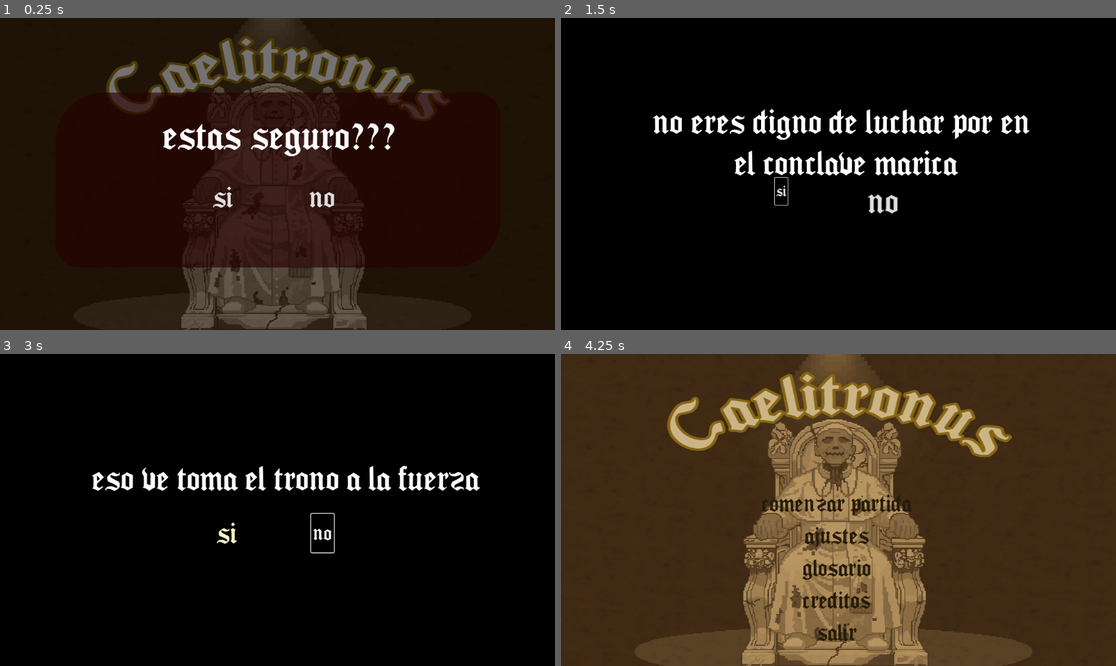
Above: before the commit, frames 1-4 (two rows, left to right).
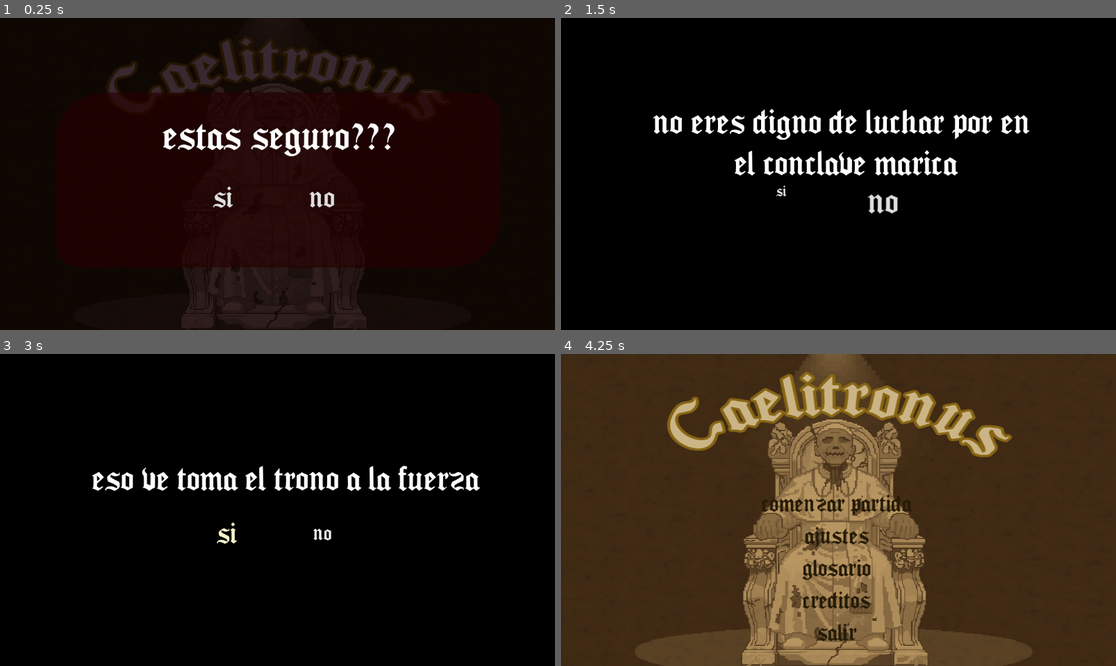
Above: after the commit, the same moments.

Repository: Juarez0Javier/Caelitronus
Game: Godot game, scene res://scenes/salir.tscn
Two runs of this game, one before a commit and one after it. Both use one fixed random seed, a clock stepped at 60 frames per second and the inputs below. This scene is started directly instead of the project's main scene.
Inputs (mouse positions are in pixels of both pictures, inside the frame that each line leads up to):
- Up to frame 1 (0.25 s): no input
- Up to frame 2 (1.5 s): click "si" at 0.5 s; click "si" at 1.25 s
- Up to frame 3 (3 s): click "si" at 2 s; click "no" at 2.75 s
- Up to frame 4 (4.25 s): move the mouse to (960, 494) at 3.52 s; click (960, 494) at 3.67 s

The runs differ from the first frame. In frame 1, 12% of the frame differs, in the area x 19-81%, y 0-100%; in frame 2, less than 0.1%; in frame 3, 0.1%; in frame 4, nothing differs.

Commit message:
Add files via upload

Diff:
--- /dev/null
+++ b/scenes/cinematica_inicio.tscn
@@ -0,0 +1,28 @@
+[gd_scene load_steps=4 format=3 uid="uid://ckj081pyarvnw"]
+
+[ext_resource type="Script" uid="uid://dbmd155grbcr2" path="res://scripts/cinematica_inicio.gd" id="1_3oxgw"]
+[ext_resource type="VideoStream" uid="uid://5lpwgr52jgjv" path="res://assets/Movie/inicio/prologo.ogv" id="2_rr063"]
+[ext_resource type="AudioStream" uid="uid://d2d8wn2a1ld8s" path="res://assets/Movie/inicio/prologo.wav" id="3_8h8wc"]
+
+[node name="Control" type="Control"]
+layout_mode = 3
+anchors_preset = 15
+anchor_right = 1.0
+anchor_bottom = 1.0
+grow_horizontal = 2
+grow_vertical = 2
+script = ExtResource("1_3oxgw")
+
+[node name="inicio" type="VideoStreamPlayer" parent="."]
+layout_mode = 1
+anchors_preset = -1
+anchor_right = 1.0
+anchor_bottom = 0.99500006
+offset_right = 5.0
+offset_bottom = 0.2399292
+stream = ExtResource("2_rr063")
+expand = true
+
+[node name="voces" type="AudioStreamPlayer" parent="."]
+stream = ExtResource("3_8h8wc")
+bus = &"Voces"
--- a/scenes/menu_principal.tscn
+++ b/scenes/menu_principal.tscn
@@ -1,6 +1,6 @@
 [gd_scene load_steps=6 format=3 uid="uid://tw8spa7qddqp"]
 
-[ext_resource type="Script" uid="uid://8putwlrtuq0a" path="res://scenes/menu_principal.gd" id="1_486ty"]
+[ext_resource type="Script" uid="uid://8putwlrtuq0a" path="res://scripts/menu_principal.gd" id="1_486ty"]
 [ext_resource type="Texture2D" uid="uid://dkknsmcypx4pc" path="res://assets/Images/MainM.png" id="1_i85hu"]
 [ext_resource type="AudioStream" uid="uid://b3x4xja0k3xl7" path="res://assets/Music/Ruins.wav" id="2_mk4g1"]
 [ext_resource type="FontFile" uid="uid://cpv7bwckc7nqu" path="res://assets/Fonts/Seagram_tfb.ttf" id="4_w5ui5"]
@@ -49,6 +49,7 @@
 
 [node name="btncontinuar" type="Button" parent="menubotones"]
 layout_mode = 2
+focus_mode = 0
 theme_override_colors/font_color = Color(0.14391401, 0.10457852, 0.029176127, 1)
 theme_override_fonts/font = ExtResource("4_w5ui5")
 theme_override_font_sizes/font_size = 45
@@ -57,6 +58,7 @@
 
 [node name="bntcomenzar" type="Button" parent="menubotones"]
 layout_mode = 2
+focus_mode = 0
 theme_override_colors/font_color = Color(0.14509805, 0.105882354, 0.02745098, 1)
 theme_override_fonts/font = ExtResource("4_w5ui5")
 theme_override_font_sizes/font_size = 45
@@ -65,6 +67,7 @@
 
 [node name="bntajustes" type="Button" parent="menubotones"]
 layout_mode = 2
+focus_mode = 0
 theme_override_colors/font_color = Color(0.14509805, 0.105882354, 0.02745098, 1)
 theme_override_fonts/font = ExtResource("4_w5ui5")
 theme_override_font_sizes/font_size = 45
@@ -73,6 +76,7 @@
 
 [node name="btnglosario" type="Button" parent="menubotones"]
 layout_mode = 2
+focus_mode = 0
 theme_override_colors/font_color = Color(0.14509805, 0.105882354, 0.02745098, 1)
 theme_override_fonts/font = ExtResource("4_w5ui5")
 theme_override_font_sizes/font_size = 45
@@ -81,6 +85,7 @@
 
 [node name="btncreditos" type="Button" parent="menubotones"]
 layout_mode = 2
+focus_mode = 0
 theme_override_colors/font_color = Color(0.14509805, 0.105882354, 0.02745098, 1)
 theme_override_fonts/font = ExtResource("4_w5ui5")
 theme_override_font_sizes/font_size = 45
@@ -89,6 +94,7 @@
 
 [node name="btnsalir" type="Button" parent="menubotones"]
 layout_mode = 2
+focus_mode = 0
 theme_override_colors/font_color = Color(0.14509805, 0.105882354, 0.02745098, 1)
 theme_override_fonts/font = ExtResource("4_w5ui5")
 theme_override_font_sizes/font_size = 45
--- a/scenes/salir.tscn
+++ b/scenes/salir.tscn
@@ -23,8 +23,8 @@
 script = ExtResource("1_ocyn2")
 
 [node name="fondo" type="TextureRect" parent="."]
-modulate = Color(0.67543423, 0.6591436, 0.67000407, 1)
-self_modulate = Color(0.67543423, 0.67543423, 0.67543423, 1)
+modulate = Color(0.36817428, 0.3282616, 0.3961132, 1)
+self_modulate = Color(0.5997847, 0.48450378, 0.46885246, 1)
 layout_mode = 1
 anchors_preset = -1
 anchor_right = 1.0
@@ -84,6 +84,7 @@
 
 [node name="btnsi" type="Button" parent="HBox"]
 layout_mode = 2
+focus_mode = 0
 theme_override_fonts/font = ExtResource("4_7vr8x")
 theme_override_font_sizes/font_size = 56
 text = "si"
@@ -91,6 +92,7 @@
 
 [node name="btnno" type="Button" parent="HBox"]
 layout_mode = 2
+focus_mode = 0
 theme_override_fonts/font = ExtResource("4_7vr8x")
 theme_override_font_sizes/font_size = 56
 text = "no"
@@ -98,6 +100,8 @@
 
 [node name="MusicaSalir" type="AudioStreamPlayer" parent="."]
 stream = ExtResource("2_cgkft")
+volume_db = 12.0
+pitch_scale = 0.41
 autoplay = true
 bus = &"Music"
 
@@ -107,7 +111,7 @@
 bus = &"SFX"
 
 [node name="TimerCerrar" type="Timer" parent="."]
-wait_time = 4.0
+wait_time = 3.0
 
 [node name="LabelFinal" type="Label" parent="."]
 layout_mode = 1
